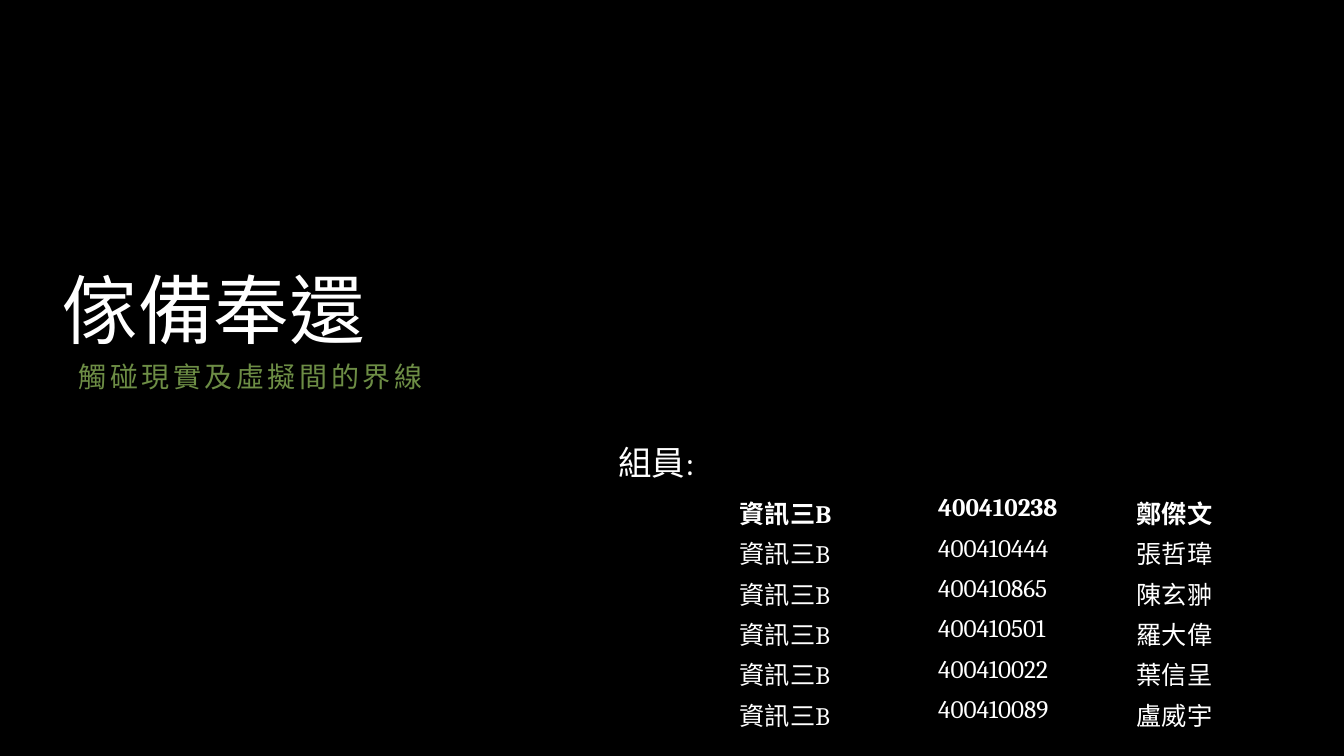
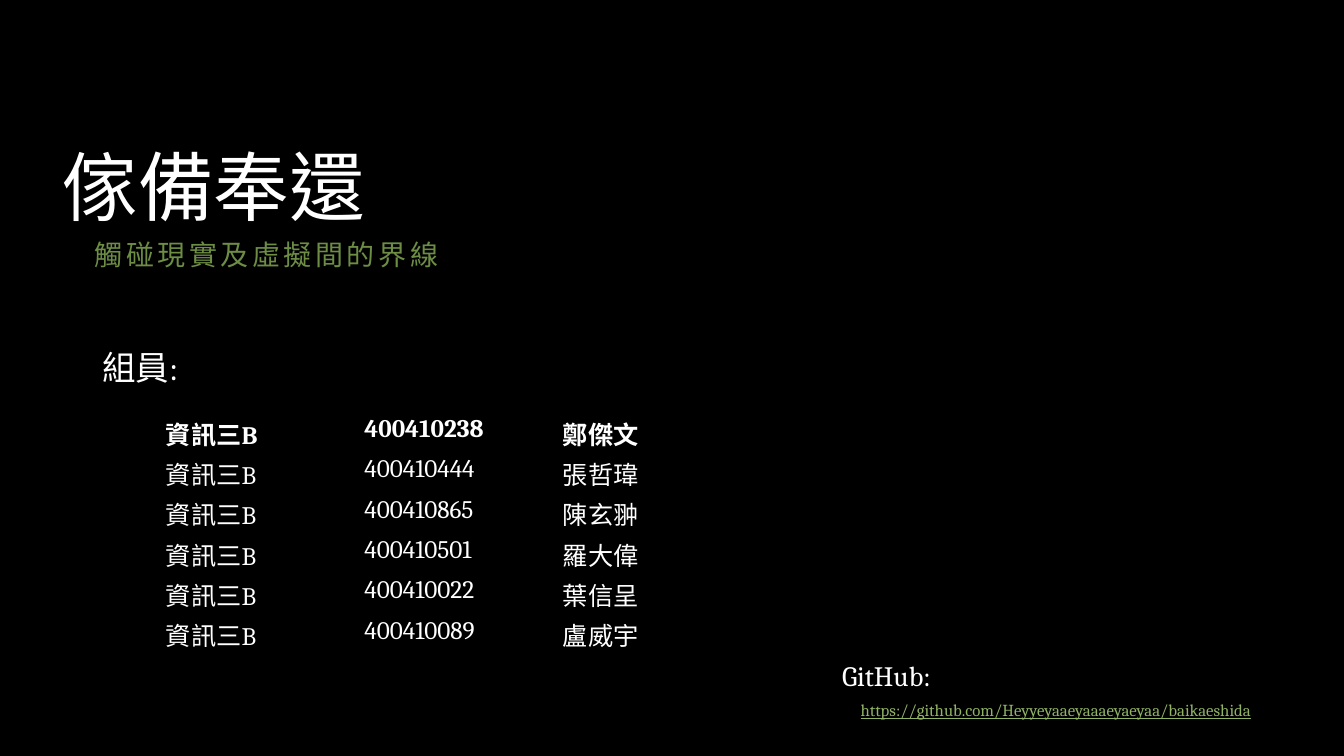
Before and after one commit to Heyyeyaaeyaaaeyaeyaa/baikaeshida, a slide deck: slide 1 of 專題的成長史/傢備封環2013 12 10更新.pptx. Drawn at 1344x756 pixels with LibreOffice and Linux fonts; fonts in the diff are those of the drawing; background and template pictures are left out. Boxes give left, top, right and bottom in pixels: in the first picture for what was removed or moved away, otherwise in the second. Text is boxed around its words. In the diff, an @@ line names an element or a change of style, - is before the commit and + after.

```diff
--- a/專題的成長史/傢備封環2013 12 10更新.pptx
+++ b/專題的成長史/傢備封環2013 12 10更新.pptx
@@ title "傢備奉還": place and size @@
-title "傢備奉還" at box(63, 274, 365, 344)
+title "傢備奉還" at box(63, 151, 365, 221)
@@ subtitle "觸碰現實及虛擬間的界線": place and size @@
-subtitle "觸碰現實及虛擬間的界線" at box(79, 363, 423, 389)
+subtitle "觸碰現實及虛擬間的界線" at box(95, 241, 439, 267)
@@ text "組員:": place and size @@
-text "組員:" at box(618, 447, 694, 478)
+text "組員:" at box(102, 352, 178, 383)
@@ table: place and size @@
-table at box(730, 489, 1326, 731)
+table at box(156, 409, 752, 651)
@@ text added at box(842, 666, 1251, 720), 12 pt, text #90B365, underline @@
+GitHub:
+https://github.com/Heyyeyaaeyaaaeyaeyaa/baikaeshida
```
Also in this commit, not shown: 1 slide added.
